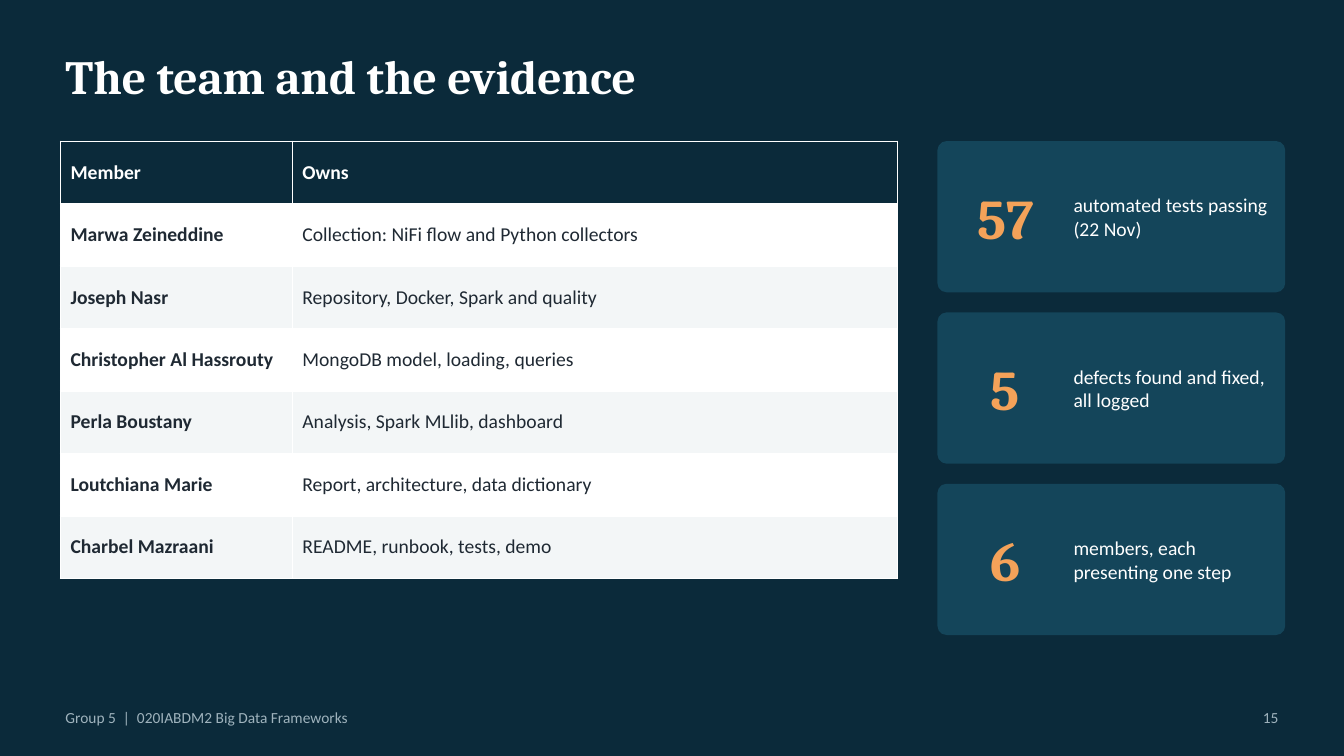
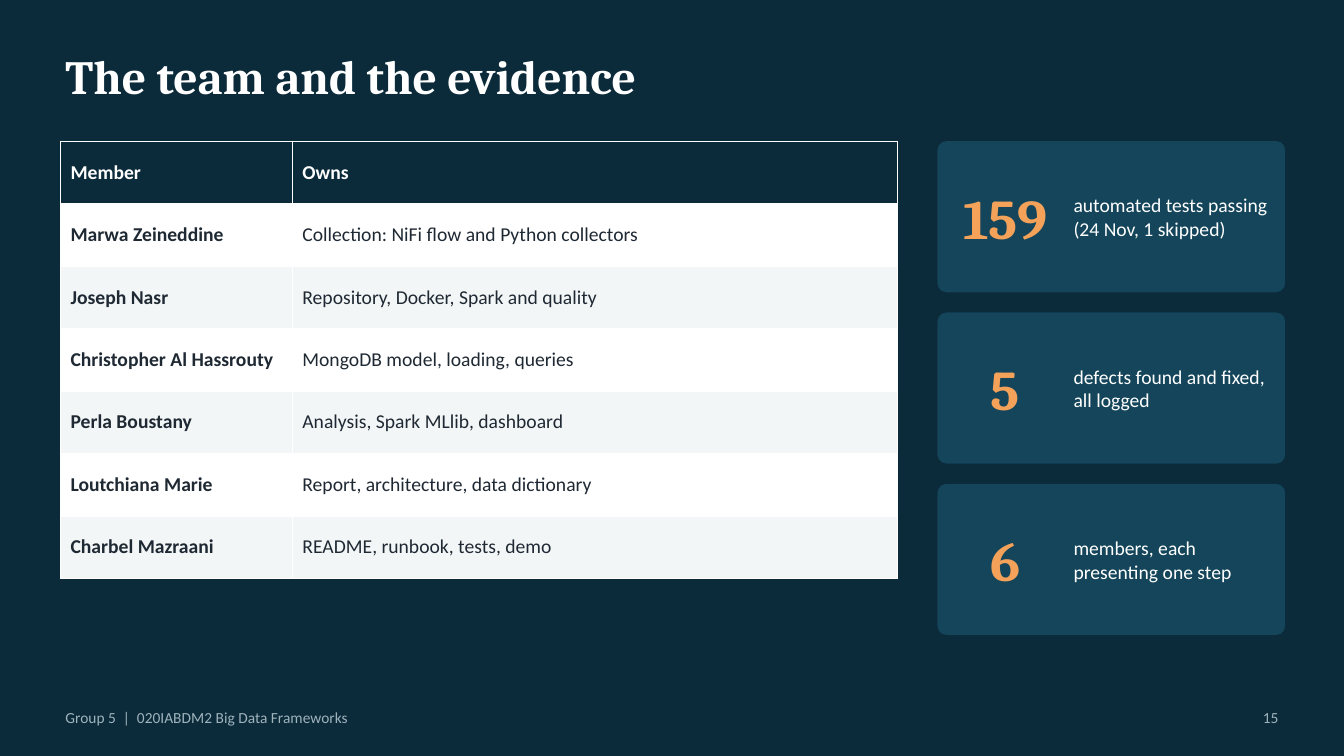
Before and after one commit to Joseph-Nasr-USJ/cfpb-money-transfers-platform, a slide deck: slide 15 of docs/presentation/slides_draft.pptx. Drawn at 1344x756 pixels with LibreOffice and Linux fonts; fonts in the diff are those of the drawing. Boxes give left, top, right and bottom in pixels: in the first picture for what was removed or moved away, otherwise in the second. Text is boxed around its words. In the diff, an @@ line names an element or a change of style, - is before the commit and + after.

```diff
--- a/docs/presentation/slides_draft.pptx
+++ b/docs/presentation/slides_draft.pptx
@@ text at [963, 201, 1048, 240]: text changed @@
-57
+159
@@ text at [1074, 198, 1267, 239]: text changed @@
-automated tests passing (22 Nov)
+automated tests passing (24 Nov, 1 skipped)
```
Also in this commit, not shown: 3 other slides changed, 12 other files.
